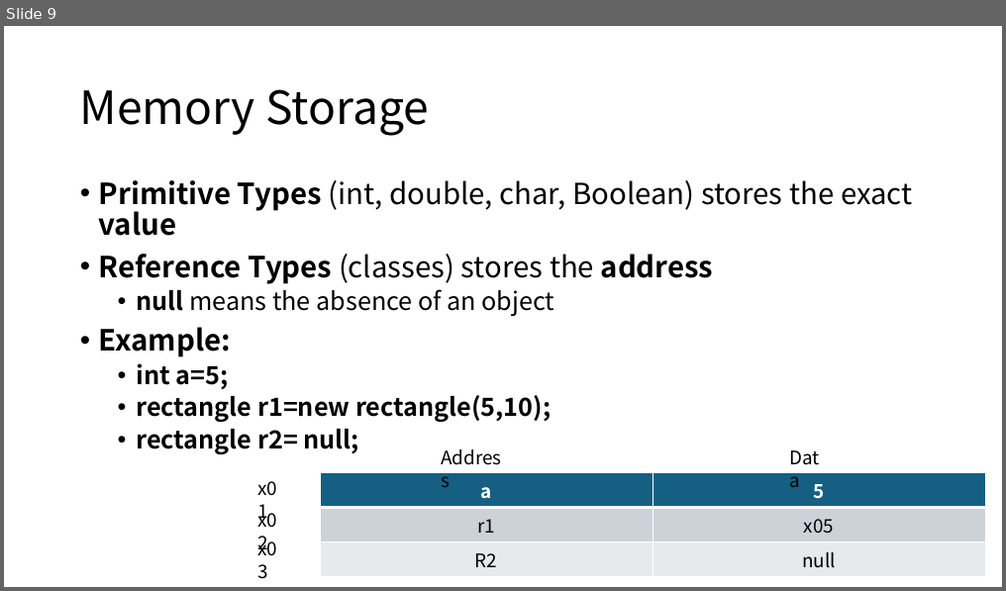
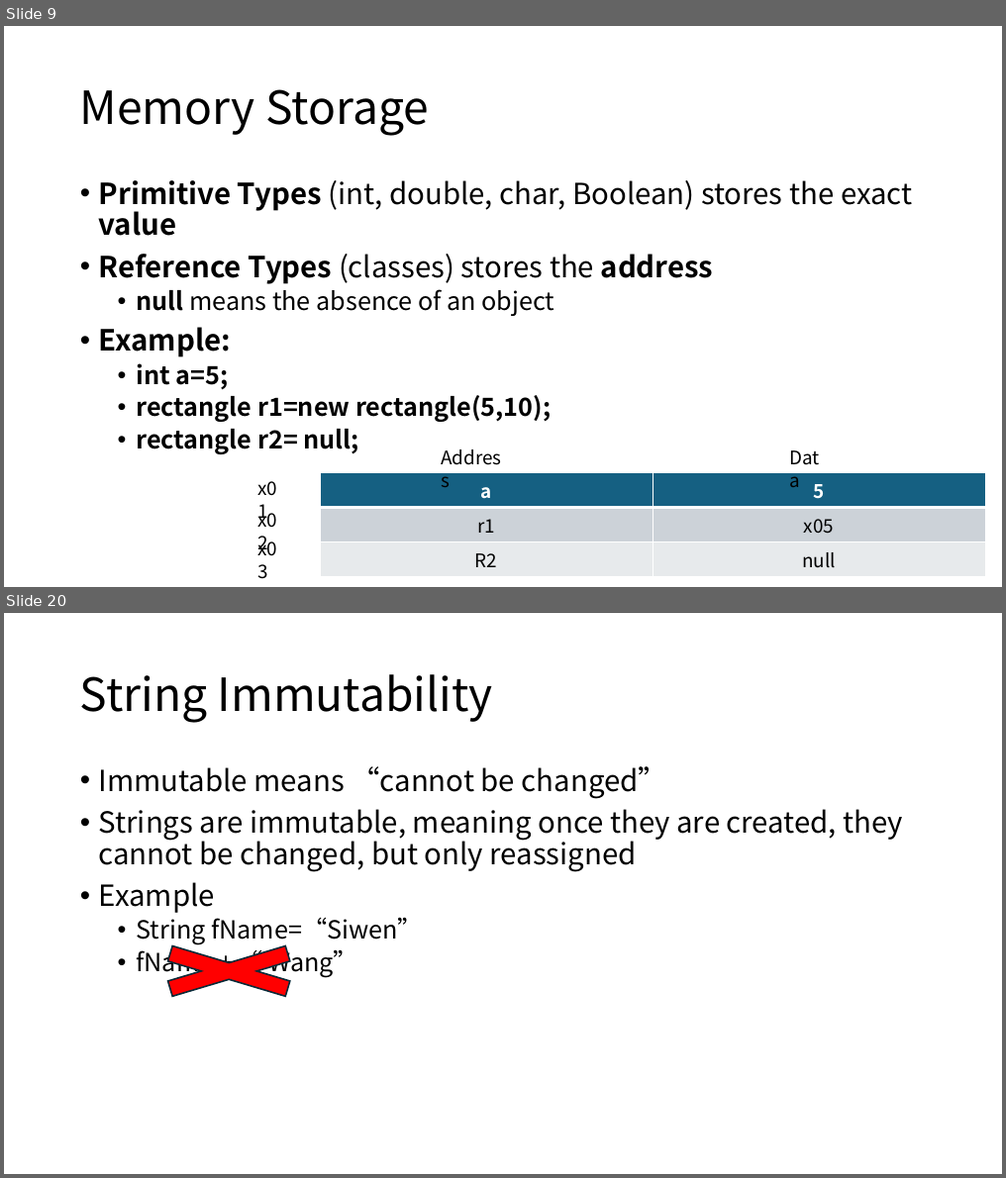
Before and after one commit to siw028/siwen.github.io, a slide deck: files/APCSA/Unit2.pptx. Shown one above the other, each under a label of ours: slide 9 before the commit, slides 9 and 20 after it; the slides between them are not shown. The pictures are 1006x591 and 1006x1178 pixels, drawn with LibreOffice and Linux fonts; fonts in the diff are those of the drawing. Boxes give left, top, right and bottom in pixels: in the first picture for what was removed or moved away, otherwise in the second. Text is boxed around its words. In the diff, an @@ line names an element or a change of style, - is before the commit and + after.

```diff
--- a/files/APCSA/Unit2.pptx
+++ b/files/APCSA/Unit2.pptx
@@ slide 20 added at bbox=[4, 613, 1002, 1174], background #FFFFFF @@
@@ title added at bbox=[80, 674, 493, 723], 44 pt, text #000000 @@
+String Immutability
@@ text added at bbox=[99, 766, 904, 978], 28 pt, text #000000 @@
+• Immutable means “cannot be changed”
+• Strings are immutable, meaning once they are created, they cannot be changed, but only reassigned
+• Example
+  • String fName=“Siwen”
+  • fName + “ Wang”
@@ cross added at bbox=[116, 938, 342, 1005], fill #FF0000, outline #092A39 1.5 pt @@
```
Also in this commit, not shown: 24 other slides added.
